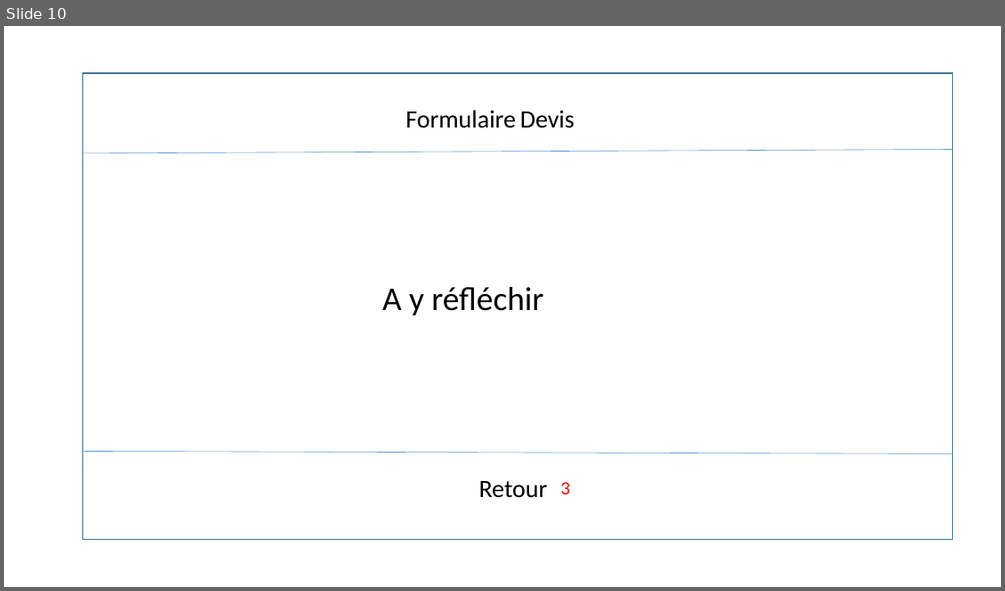
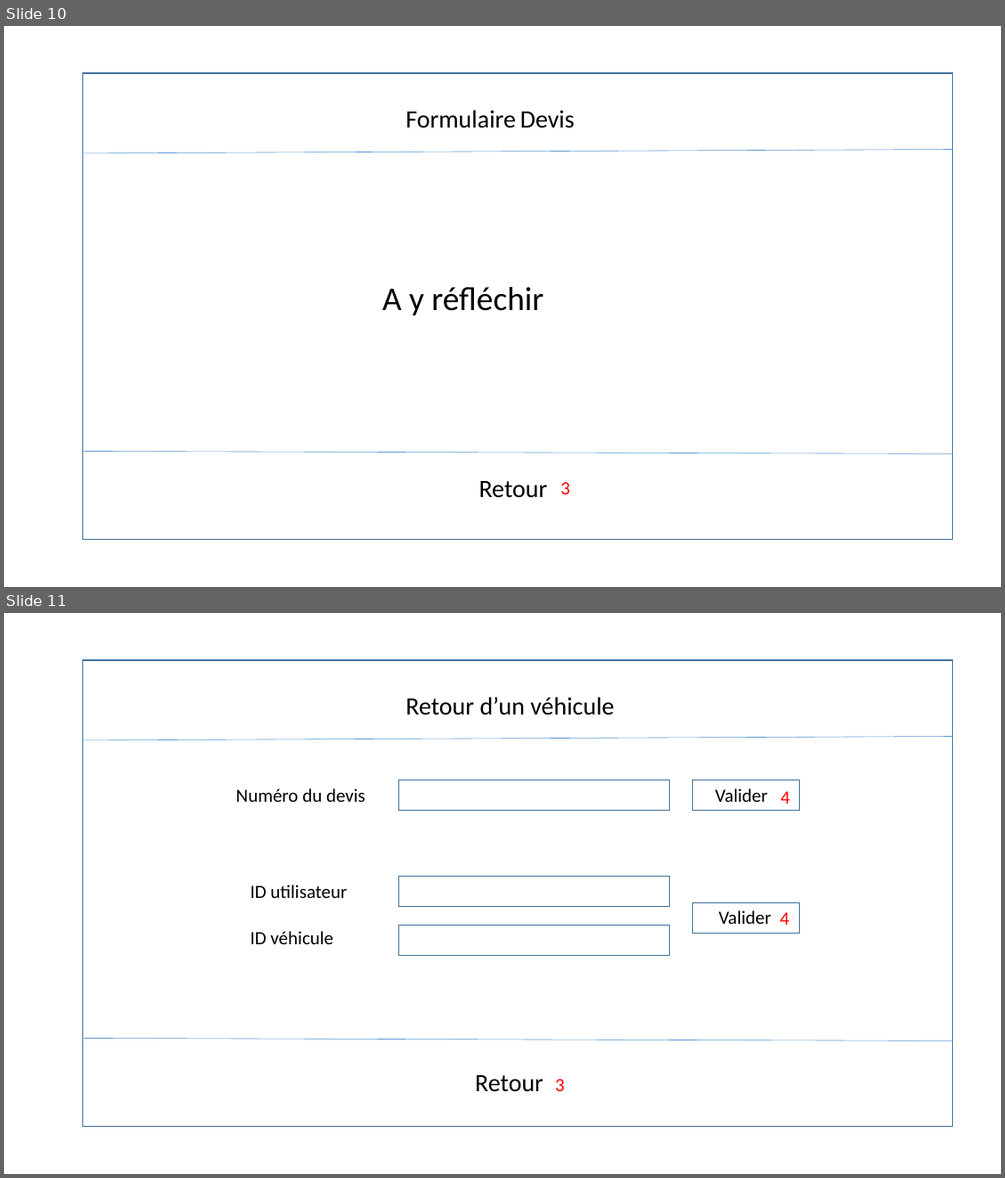
Before and after one commit to theaud/L3_project_java, a slide deck: src/Layout/Visuel_ecran.pptx. Shown one above the other, each under a label of ours: slide 10 before the commit, slides 10 and 11 after it. The pictures are 1005x591 and 1005x1178 pixels, drawn with LibreOffice and Linux fonts; fonts in the diff are those of the drawing. Boxes give left, top, right and bottom in pixels: in the first picture for what was removed or moved away, otherwise in the second. Text is boxed around its words. In the diff, an @@ line names an element or a change of style, - is before the commit and + after.

```diff
--- a/src/Layout/Visuel_ecran.pptx
+++ b/src/Layout/Visuel_ecran.pptx
@@ slide 11 added at box(4, 613, 1001, 1174), background #FFFFFF @@
@@ rectangle added at box(82, 660, 952, 1126), outline #43739E 1 pt @@
@@ text added at box(405, 697, 614, 715), 24 pt, text #000000 @@
+Retour d’un véhicule
@@ line added from (82, 740) to (952, 737), #5B9BD5 0.5 pt @@
@@ text added at box(236, 788, 365, 802), 18 pt, text #000000 @@
+Numéro du devis
@@ rectangle added at box(399, 779, 670, 810), outline #43739E 1 pt @@
@@ rectangle added at box(693, 779, 800, 810), outline #43739E 1 pt @@
@@ text added at box(715, 788, 768, 802), 18 pt, text #000000 @@
+Valider
@@ text added at box(780, 791, 790, 803), 18 pt, text #FF0000 @@
+4
@@ rectangle added at box(399, 876, 670, 906), outline #43739E 1 pt @@
@@ text added at box(251, 884, 347, 898), 18 pt, text #000000 @@
+ID utilisateur
@@ rectangle added at box(693, 902, 800, 933), outline #43739E 1 pt @@
@@ text added at box(251, 931, 333, 944), 18 pt, text #000000 @@
+ID véhicule
@@ rectangle added at box(399, 925, 670, 955), outline #43739E 1 pt @@
@@ text added at box(719, 910, 771, 924), 18 pt, text #000000 @@
+Valider
@@ text added at box(780, 912, 790, 925), 18 pt, text #FF0000 @@
+4
@@ line added from (82, 1038) to (952, 1041), #5B9BD5 0.5 pt @@
@@ text added at box(475, 1075, 543, 1092), 24 pt, text #000000 @@
+Retour
@@ text added at box(555, 1078, 565, 1091), 18 pt, text #FF0000 @@
+3
```
Also in this commit, not shown: 5 slides changed, 12 other files.
